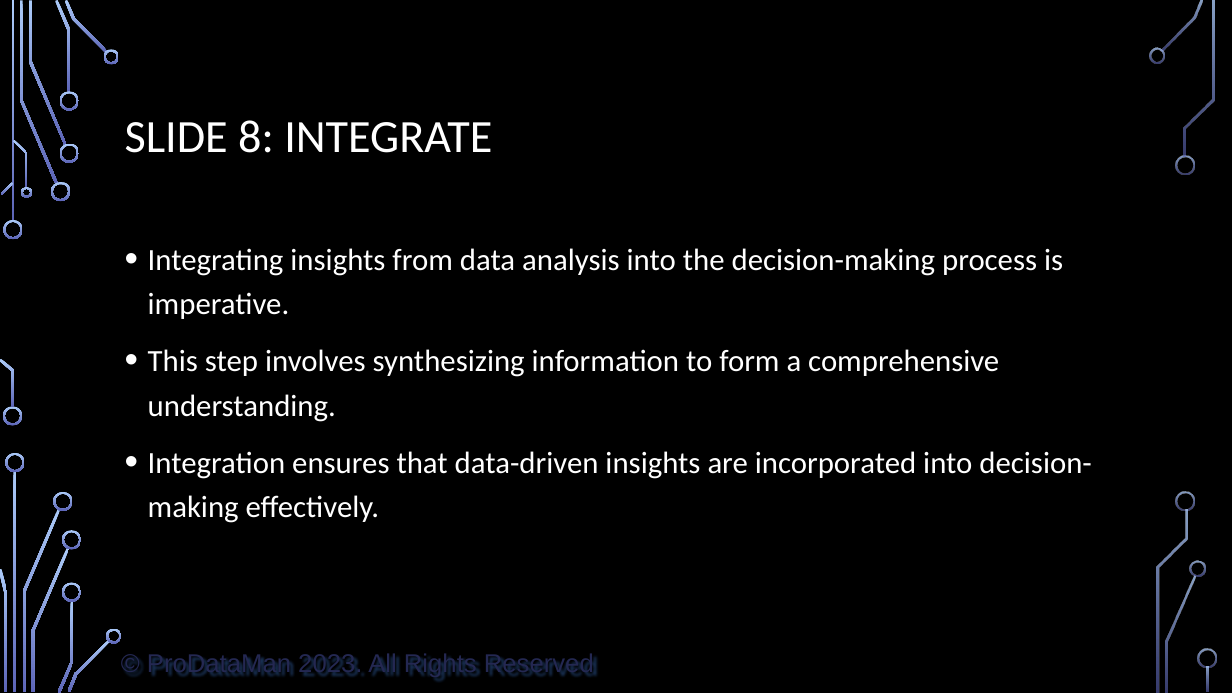
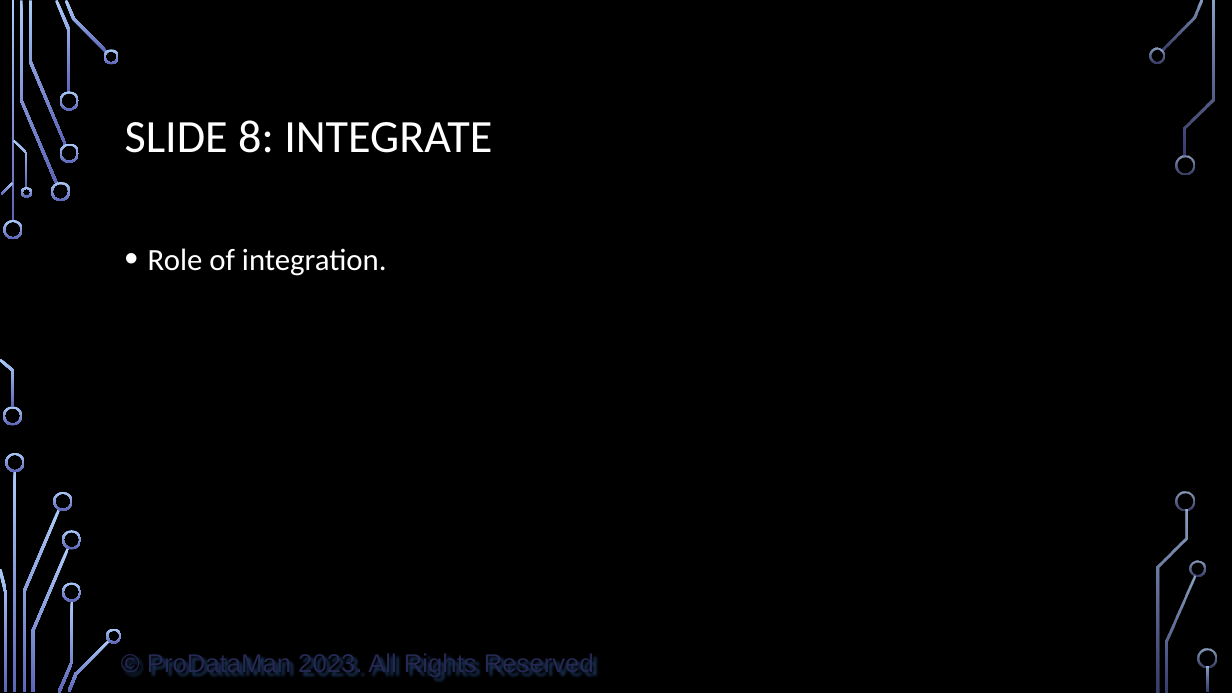
Before and after one commit to ProDataMan/Data-Literacy, a slide deck: slide 9 of Chapter09.pptx. Drawn at 1232x693 pixels with LibreOffice and Linux fonts; fonts in the diff are those of the drawing; background and template pictures are left out. Boxes give left, top, right and bottom in pixels: in the first picture for what was removed or moved away, otherwise in the second. Text is boxed around its words. In the diff, an @@ line names an element or a change of style, - is before the commit and + after.

```diff
--- a/Chapter09.pptx
+++ b/Chapter09.pptx
@@ text at (x1=148, y1=248, x2=387, y2=276): text changed @@
-• Integrating insights from data analysis into the decision-making process is imperative.
-• This step involves synthesizing information to form a comprehensive understanding.
-• Integration ensures that data-driven insights are incorporated into decision-making effectively.
+• Role of integration.
```
Also in this commit, not shown: 12 other slides changed, 1 other file.
